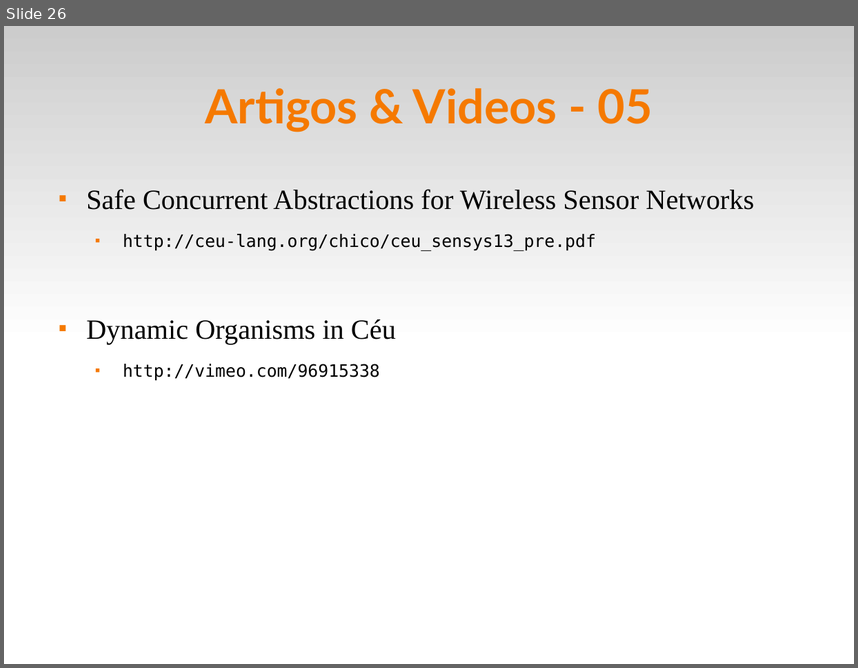
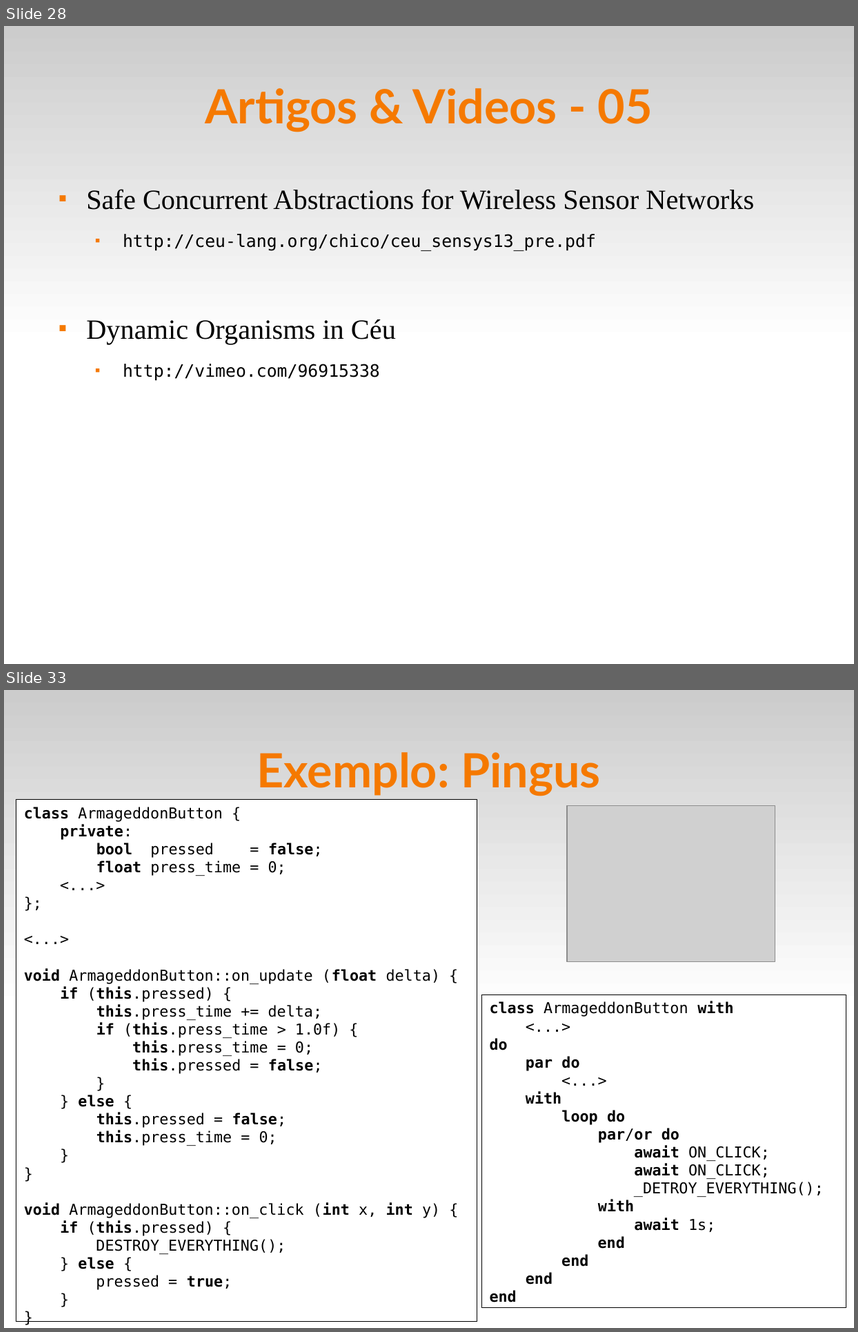
Before and after one commit to fsantanna-uerj/reativos, a slide deck: slides/05_ceu.odp. Shown one above the other, each under a label of ours: slide 26 before the commit, slides 28 and 33 after it; the slides between them are not shown. The pictures are 858x668 and 858x1332 pixels, drawn with LibreOffice and Linux fonts; fonts in the diff are those of the drawing; grey boxes stand for pictures. Boxes give left, top, right and bottom in pixels: in the first picture for what was removed or moved away, otherwise in the second. Text is boxed around its words. In the diff, an @@ line names an element or a change of style, - is before the commit and + after.

```diff
--- a/slides/05_ceu.odp
+++ b/slides/05_ceu.odp
@@ slide 33 added at box(4, 690, 854, 1328), background #FFFFFF; not listed: 1 template element that a slide beside it also shows @@
@@ title added at box(257, 752, 601, 796), 44 pt, text #F57900, bold @@
+Exemplo: Pingus
@@ rectangle added at box(16, 800, 477, 1321), fill #FFFFFF, outline #000000 0 pt, 14 pt, text #000000 @@
+class ArmageddonButton {
+private:
+bool pressed = false;
+float press_time = 0;
+<...>
+};
+<...>
+void ArmageddonButton::on_update (float delta) {
+if (this.pressed) {
+this.press_time += delta;
+if (this.press_time > 1.0f) {
+this.press_time = 0;
+this.pressed = false;
+}
+} else {
+this.pressed = false;
+this.press_time = 0;
+}
+}
+void ArmageddonButton::on_click (int x, int y) {
+if (this.pressed) {
+DESTROY_EVERYTHING();
+} else {
+pressed = true;
+}
+}
@@ picture added at box(567, 806, 775, 962) @@
@@ rectangle added at box(482, 995, 846, 1307), fill #FFFFFF, outline #000000 0 pt, 14 pt, text #000000 @@
+class ArmageddonButton with
+<...>
+do
+par do
+<...>
+with
+loop do
+par/or do
+await ON_CLICK;
+await ON_CLICK;
+_DETROY_EVERYTHING();
+with
+await 1s;
+end
+end
+end
+end
@@ what was slide 26 is now slide 28 @@
```
Also in this commit, not shown: 9 slides changed, 9 other slides added, 7 other files.
